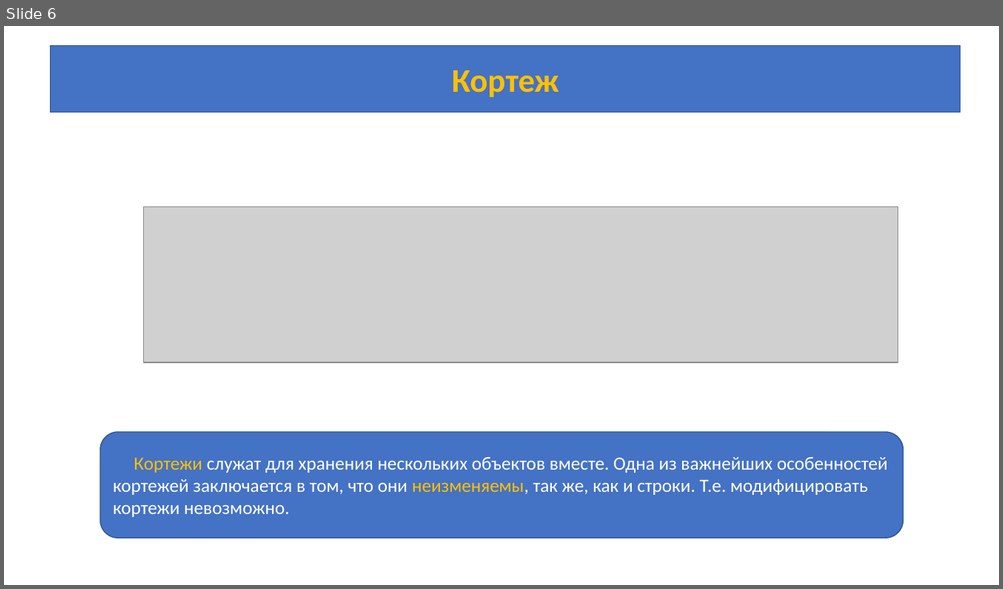
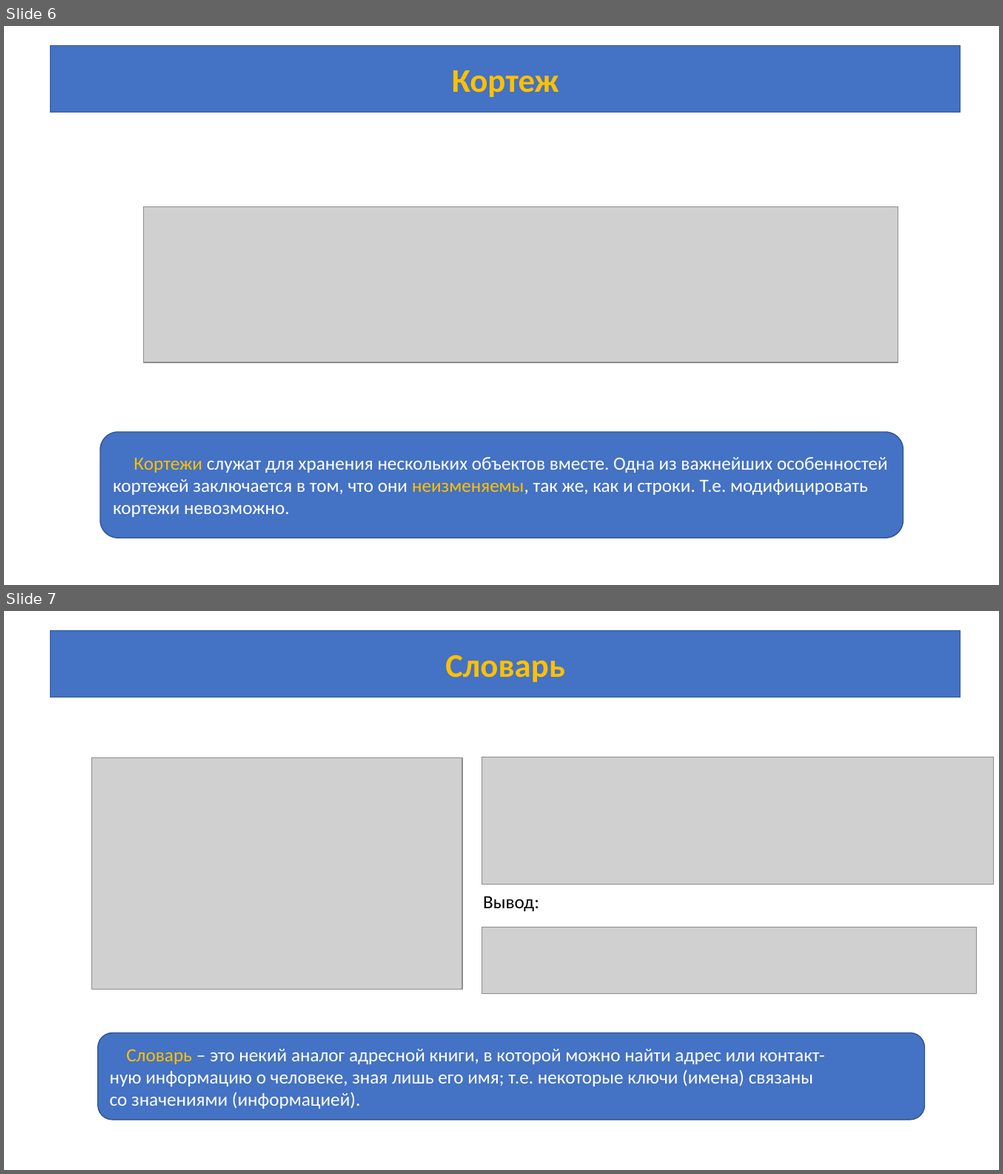
Before and after one commit to azamat7087/python-lessons, a slide deck: lesson 6/Lesson_6.pptx. Shown one above the other, each under a label of ours: slide 6 before the commit, slides 6 and 7 after it. The pictures are 1003x589 and 1003x1174 pixels, drawn with LibreOffice and Linux fonts; fonts in the diff are those of the drawing; grey boxes stand for pictures. Boxes give left, top, right and bottom in pixels: in the first picture for what was removed or moved away, otherwise in the second. Text is boxed around its words. In the diff, an @@ line names an element or a change of style, - is before the commit and + after.

```diff
--- a/lesson 6/Lesson_6.pptx
+++ b/lesson 6/Lesson_6.pptx
@@ slide 7 added at box(4, 611, 999, 1170), background #FFFFFF @@
@@ rectangle added at box(51, 631, 960, 698), fill #4472C4, outline #325491 1 pt, 32 pt, text #FFC000, bold @@
+Словарь
@@ picture added at box(92, 758, 463, 990) @@
@@ picture added at box(482, 758, 994, 885) @@
@@ text added at box(483, 896, 539, 911), 18 pt, text #000000 @@
+Вывод:
@@ picture added at box(482, 927, 976, 994) @@
@@ rounded rectangle added at box(98, 1034, 925, 1120), fill #4472C4, outline #325491 1 pt, 18 pt, text #FFFFFF @@
+Словарь – это некий аналог адресной книги, в которой можно найти адрес или контакт-
+ную информацию о человеке, зная лишь его имя; т.е. некоторые ключи (имена) связаны
+со значениями (информацией).
```
Also in this commit, not shown: 1 slide changed, 4 other slides added, 1 slide removed.
